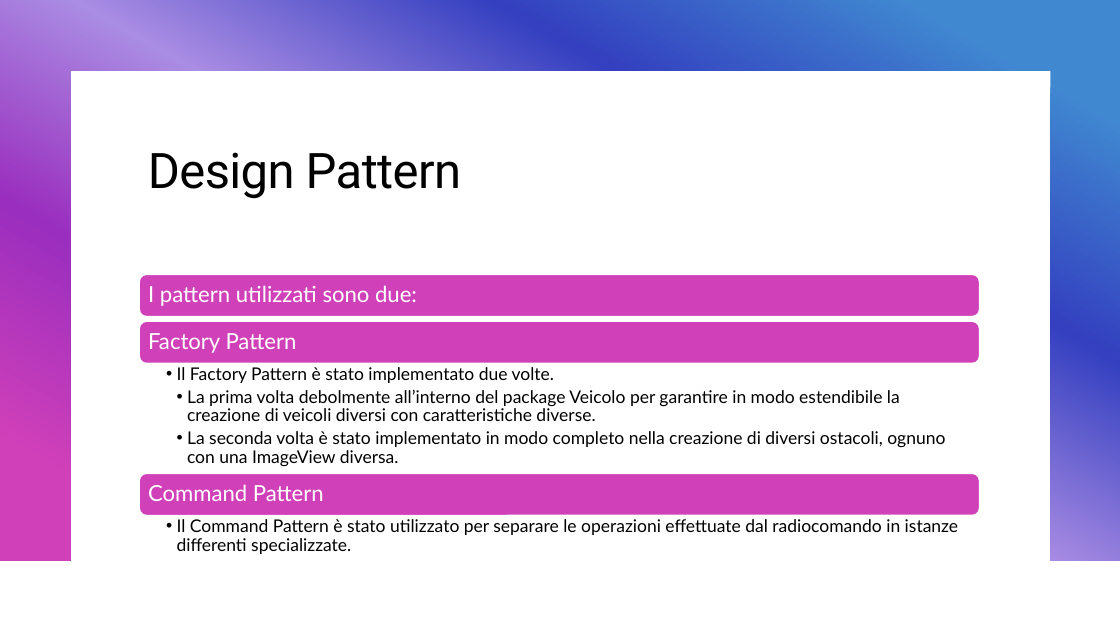
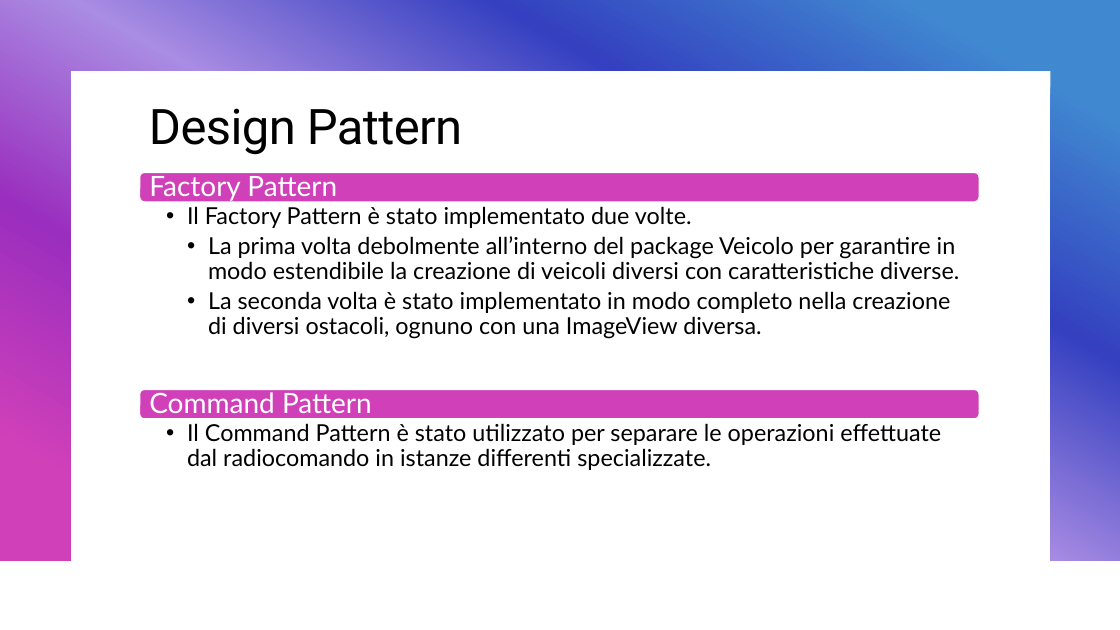
Before and after one commit to lomi02/Veicolo-Radiocomandato, a slide deck: slide 5 of Presentazione Veicolo Radiocomandato.pptx. Drawn at 1120x630 pixels with LibreOffice and Linux fonts; fonts in the diff are those of the drawing. Boxes give left, top, right and bottom in pixels: in the first picture for what was removed or moved away, otherwise in the second. Text is boxed around its words. In the diff, an @@ line names an element or a change of style, - is before the commit and + after.

Commit message:
Tweak Presentazione

```diff
--- a/Presentazione Veicolo Radiocomandato.pptx
+++ b/Presentazione Veicolo Radiocomandato.pptx
@@ title "Design Pattern": place and size @@
-title "Design Pattern" at box(148, 152, 461, 199)
+title "Design Pattern" at box(149, 108, 462, 155)
@@ rounded rectangle added at box(139, 172, 980, 202), fill #D040B9, outline #FFFFFF 1.5 pt @@
@@ text "Factory Pattern" at box(149, 172, 337, 202): size 19 to 24 pt; more space between paragraphs @@
@@ text "Factory Pattern": place and size @@
-text "Factory Pattern" at box(148, 333, 297, 353)
+text "Factory Pattern" at box(149, 172, 337, 202)
@@ text "Il Factory Pattern è stato ..." at box(187, 206, 959, 339): size 15 to 20 pt; indent changed; more space between paragraphs @@
@@ text "Il Factory Pattern è stato ...": place and size @@
-text "Il Factory Pattern è stato ..." at box(177, 367, 945, 466)
+text "Il Factory Pattern è stato ..." at box(187, 206, 959, 339)
@@ rounded rectangle removed at box(139, 275, 980, 317) @@
@@ text removed at box(148, 285, 417, 306) @@
-I pattern utilizzati sono due:
@@ rounded rectangle: place and size @@
-rounded rectangle at box(139, 322, 980, 364)
+rounded rectangle at box(139, 389, 980, 419)
@@ rounded rectangle at box(139, 389, 980, 419): outline #FFFFFF 1 pt to #FFFFFF 1.5 pt @@
@@ text "Command Pattern": place and size @@
-text "Command Pattern" at box(148, 484, 324, 501)
+text "Command Pattern" at box(149, 389, 372, 419)
@@ text "Command Pattern" at box(149, 389, 372, 419): size 19 to 24 pt; more space between paragraphs @@
@@ text "Il Command Pattern è stato ...": place and size @@
-text "Il Command Pattern è stato ..." at box(177, 519, 958, 554)
+text "Il Command Pattern è stato ..." at box(187, 423, 941, 470)
@@ text "Il Command Pattern è stato ..." at box(187, 423, 941, 470): size 15 to 20 pt; indent changed; more space between paragraphs @@
@@ rounded rectangle removed at box(139, 474, 980, 516) @@
```
Also in this commit, not shown: 2 other slides changed.
